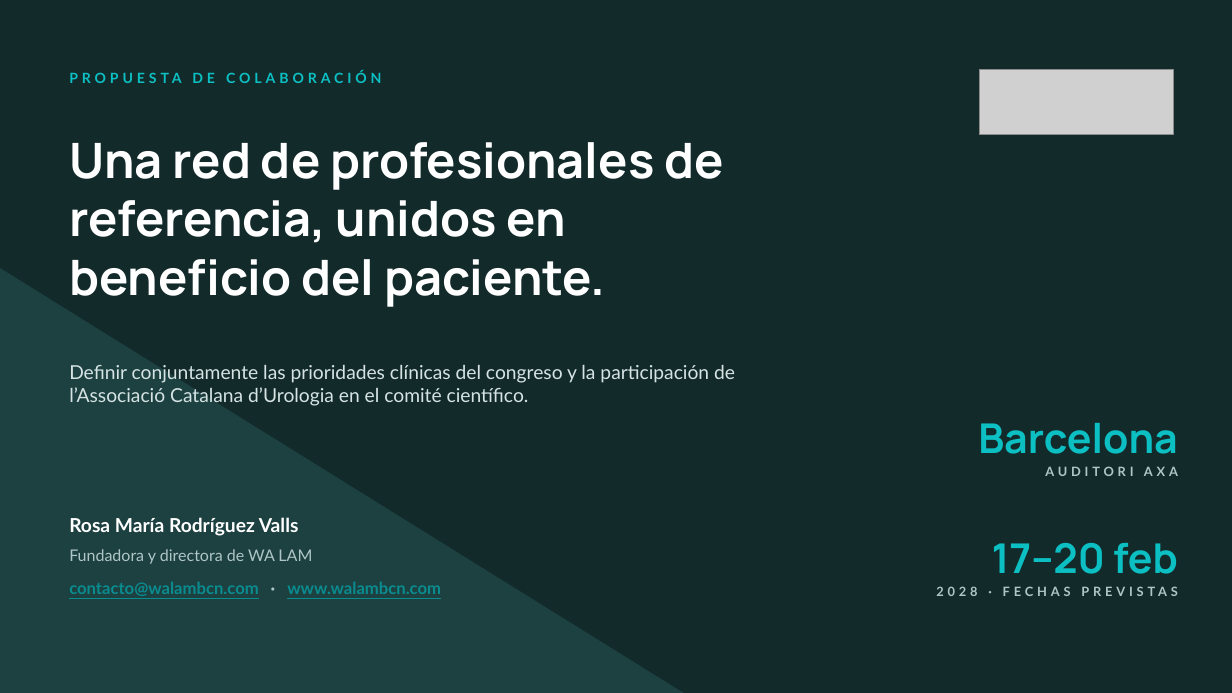
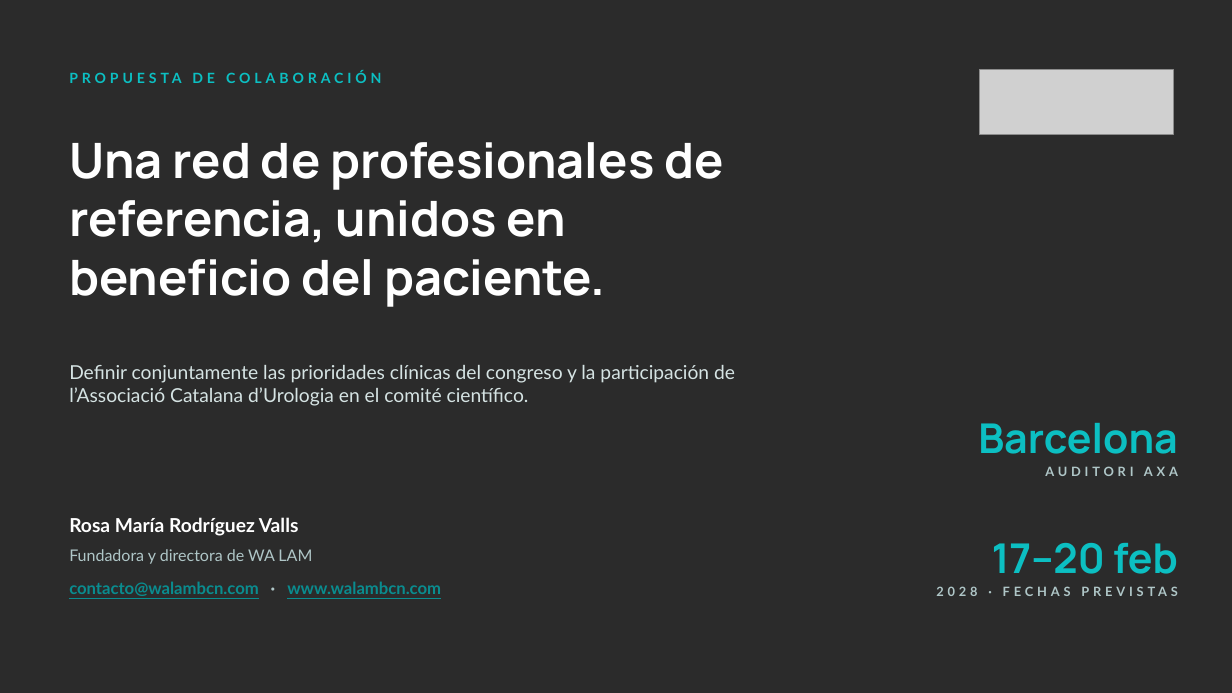
Before and after one commit to walam-bcn/formacion-olivier-bazin, a slide deck: slide 29 of Propuesta_Congreso_Salud_Pelvica_Urogenital_WALAM.pptx. Drawn at 1232x693 pixels with LibreOffice and Linux fonts; fonts in the diff are those of the drawing; grey boxes stand for pictures; background and template pictures are left out; a plain dark background stands for a picture behind light text. Boxes give left, top, right and bottom in pixels: in the first picture for what was removed or moved away, otherwise in the second. Text is boxed around its words. In the diff, an @@ line names an element or a change of style, - is before the commit and + after.

```diff
--- a/Propuesta_Congreso_Salud_Pelvica_Urogenital_WALAM.pptx
+++ b/Propuesta_Congreso_Salud_Pelvica_Urogenital_WALAM.pptx
@@ background #132A2B to picture (left out) @@
@@ right triangle removed at box(0, 268, 684, 693) @@
```
Also in this commit, not shown: 1 other slide changed, 1 other file.
